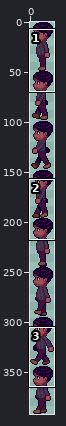
A sprite sheet gets an edit: Assets/Sprites/Player/charAdultWalkSide.png. The first picture is a wide view before the edit; the outline marks the close-up.
Close-up. Before:
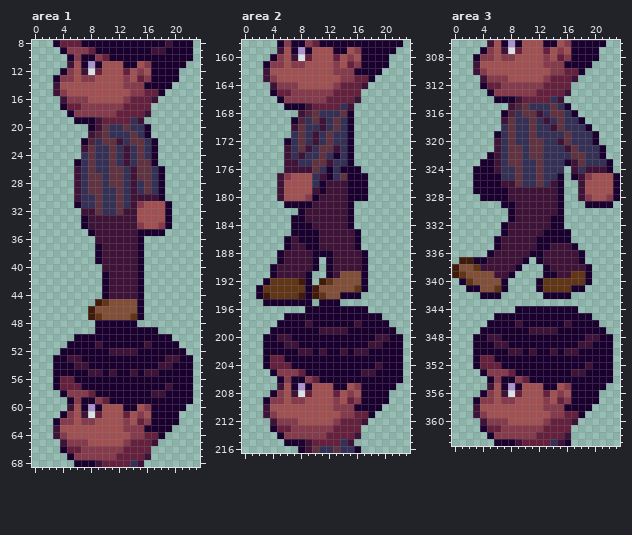
The file is 24x392 pixels. Shown: area 1: x 0..23, y 8..68; area 2: x 0..23, y 158..216; area 3: x 0..23, y 306..363. The commit also changed other parts of the picture, which this record leaves out.
New version:
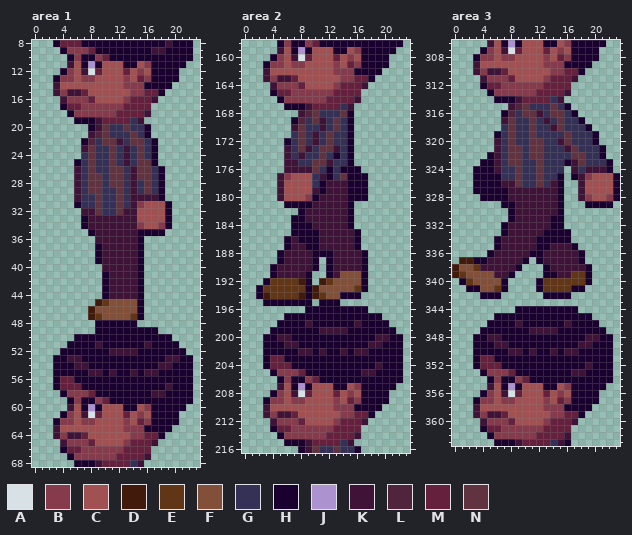
Palette (. is transparent): A #d8e2e6  B #863b4c  C #a25152  D #421a0c  E #613617  F #824f38  G #343056  H #1a002e  J #ac93d0  K #3e1337  L #51243e  M #64203d  N #613340
Changes in this commit:
--- area 1
@@ x 3..10 @@
 14 KCCCCCCC
-15 KBCCCCCC
-16 .KBBBCCC
+15 KBKKMCCC
+16 .KBBBMCC
 17 .HMMBBBB
@@ x 3..10 @@
 63 KCCCCCCC
-64 KBCCCCCC
-65 .KBBBCCC
+64 KBKKMCCC
+65 .KBBBMCC
 66 .HMMBBBB
--- area 2
@@ x 3..10 @@
 162 KCCCCCCC
-163 KBCCCCCC
-164 .KBBBCCC
+163 KBKKMCCC
+164 .KBBBMCC
 165 .HMMBBBB
@@ x 3..10 @@
 210 KCCCCCCC
-211 KBCCCCCC
-212 .KBBBCCC
+211 KBKKMCCC
+212 .KBBBMCC
 213 .HMMBBBB
--- area 3
@@ x 3..10 @@
 309 KCCCCCCC
-310 KBCCCCCC
-311 .KBBBCCC
+310 KBKKMCCC
+311 .KBBBMCC
 312 .HMMBBBB
@@ x 3..10 @@
 358 KCCCCCCC
-359 KBCCCCCC
-360 .KBBBCCC
+359 KBKKMCCC
+360 .KBBBMCC
 361 .HMMBBBB
Where, in picture pixels (left, top, right, bottom), the same in both close-ups:
changed: (67, 89, 95, 103)
changed: (67, 432, 95, 446)
changed: (277, 75, 305, 89)
changed: (277, 411, 305, 425)
changed: (487, 68, 515, 82)
changed: (487, 411, 515, 425)
